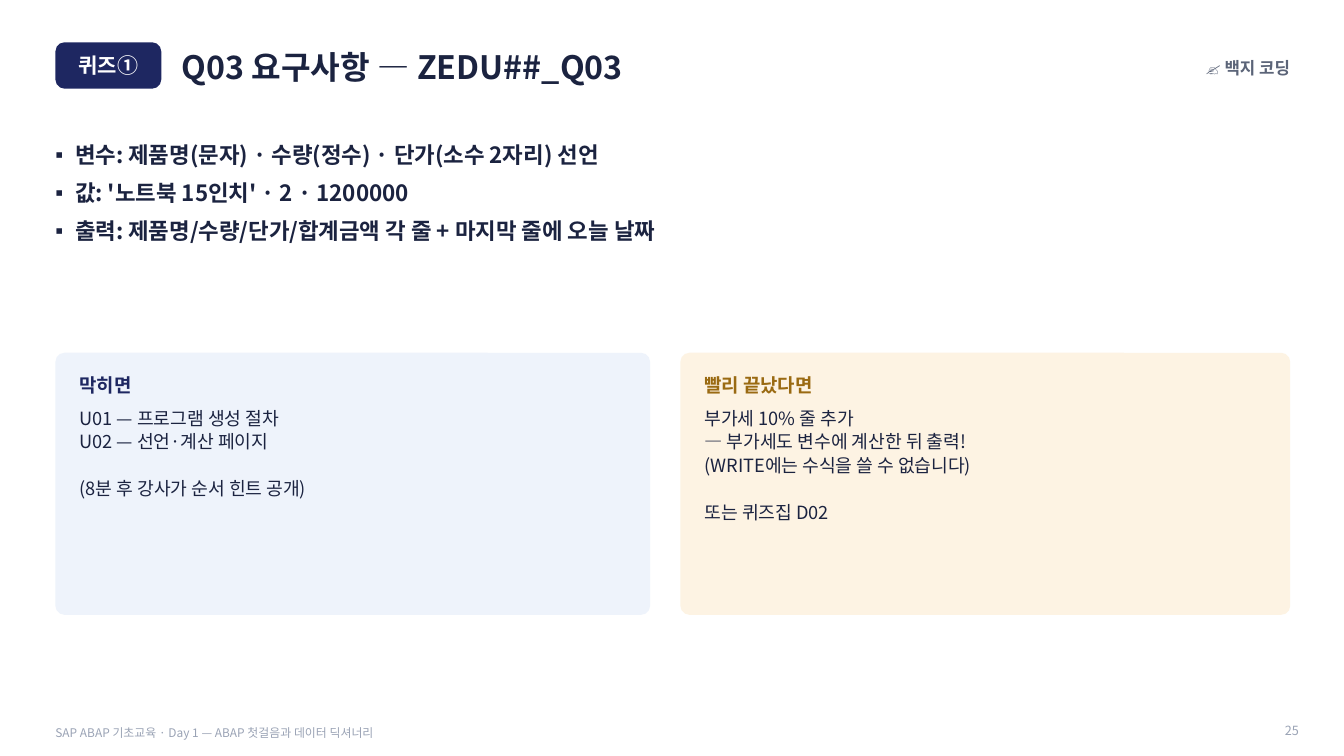
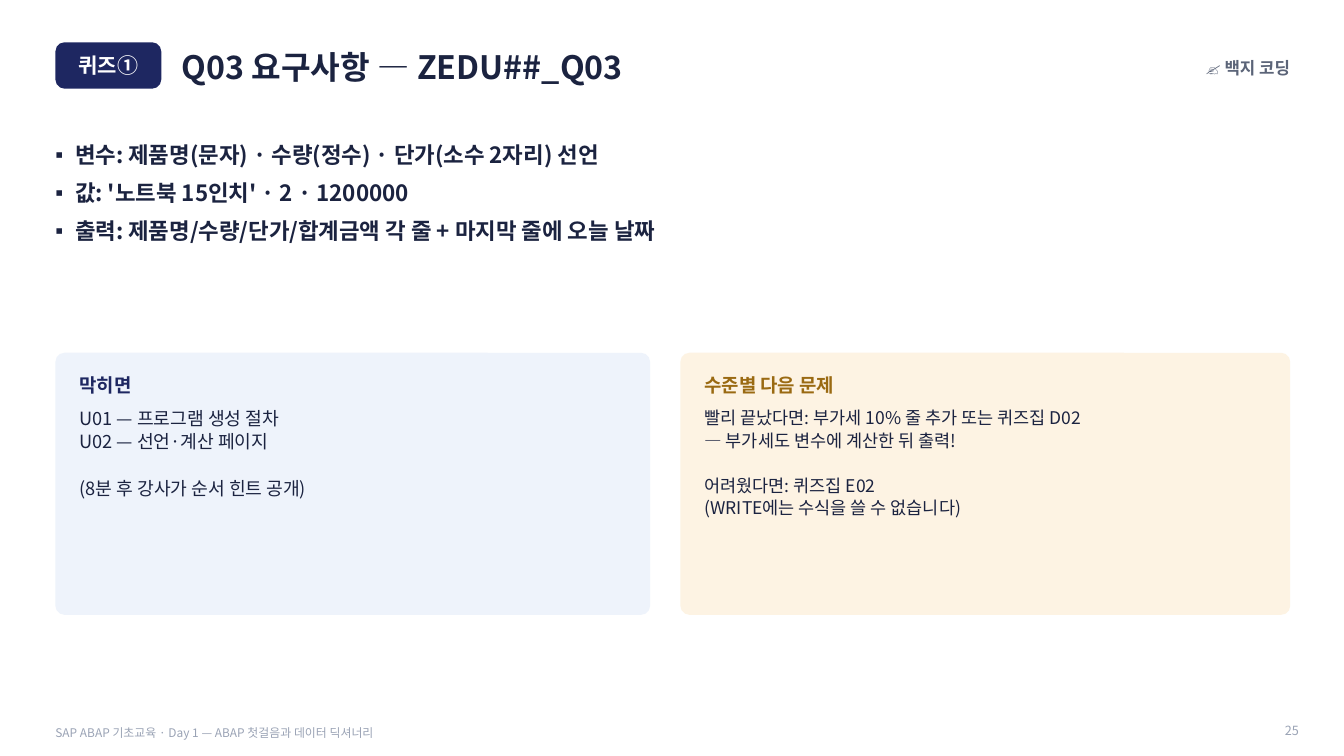
Before and after one commit to qdwe93/abap_beginner_2026, a slide deck: slide 25 of 50_슬라이드/SLIDES_Day1.pptx. Drawn at 1344x756 pixels with LibreOffice and Linux fonts; fonts in the diff are those of the drawing. Boxes give left, top, right and bottom in pixels: in the first picture for what was removed or moved away, otherwise in the second. Text is boxed around its words. In the diff, an @@ line names an element or a change of style, - is before the commit and + after.

```diff
--- a/50_슬라이드/SLIDES_Day1.pptx
+++ b/50_슬라이드/SLIDES_Day1.pptx
@@ text at bbox=[705, 376, 835, 394]: text changed @@
-빨리 끝났다면
+수준별 다음 문제
@@ text at bbox=[705, 409, 1080, 426]: text changed; size 13 to 12.5 pt @@
-부가세 10% 줄 추가
+빨리 끝났다면: 부가세 10% 줄 추가 또는 퀴즈집 D02
@@ text at bbox=[705, 432, 961, 518]: size 13 to 12.5 pt in "— 부가세도 변수에 계산한 뒤 출력!", "(WRITE에는 수식을 쓸 수 없습니다)" @@
@@ text at bbox=[705, 477, 876, 494]: paragraph added @@
+어려웠다면: 퀴즈집 E02
@@ text at bbox=[705, 504, 829, 521]: paragraph removed @@
-또는 퀴즈집 D02
```
Also in this commit, not shown: 9 other slides changed, 6 other files.
